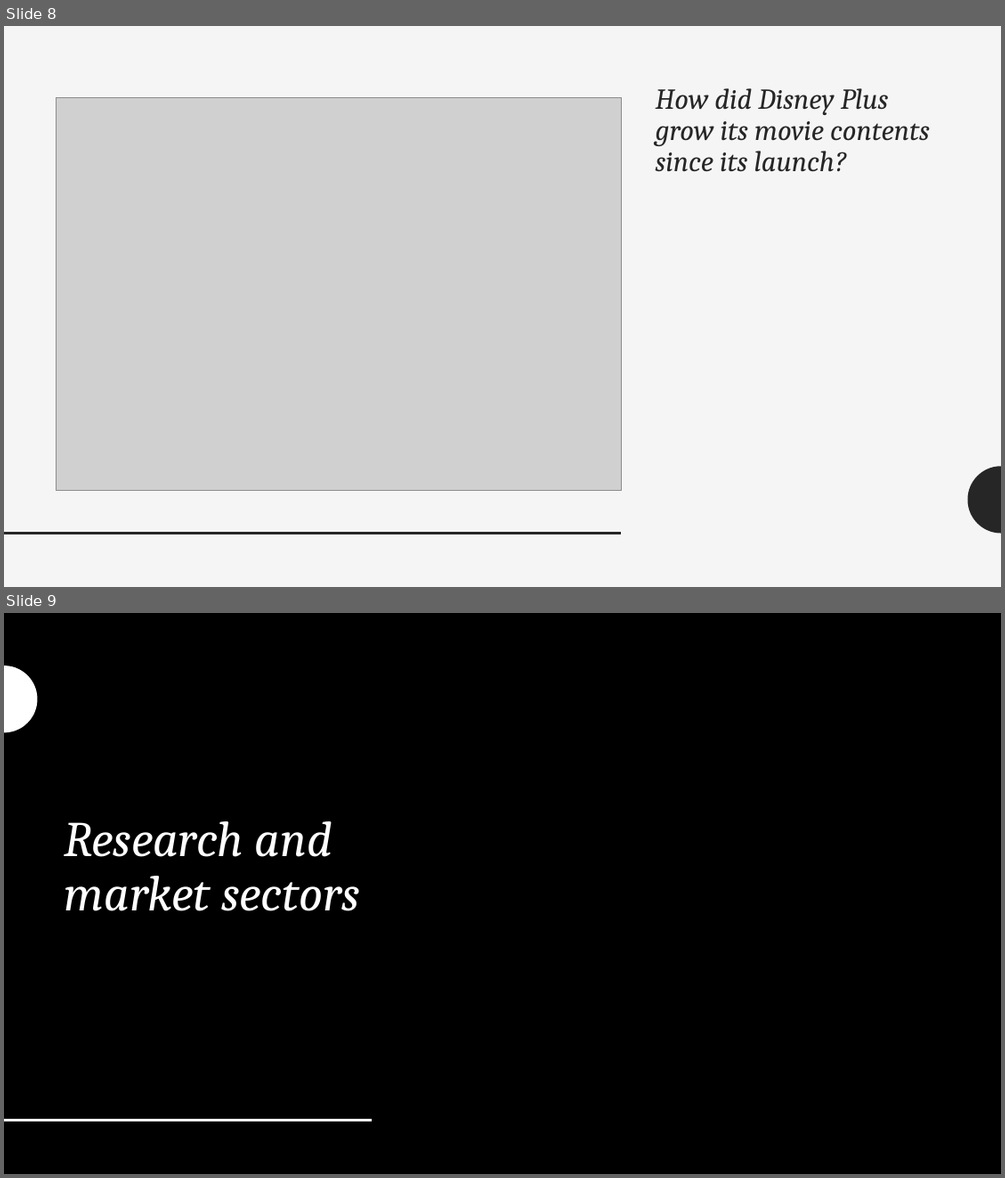
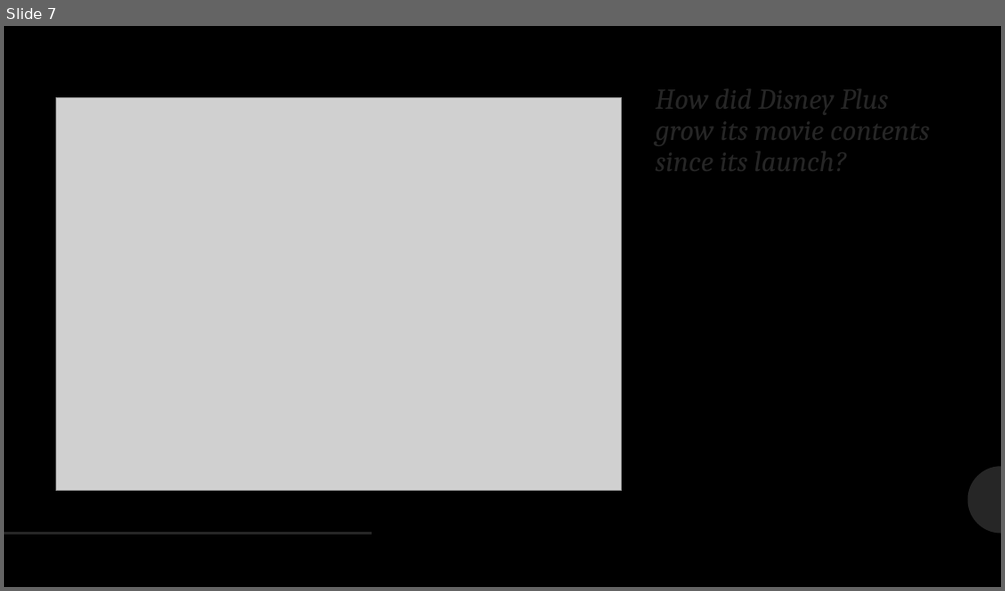
Before and after one commit to qwang27/Python_Into_Project, a slide deck: Analysis of Disney Plus Competitiveness over Netflix.pptx. Shown one above the other, each under a label of ours: slides 8 and 9 before the commit, slide 7 after it. The pictures are 1005x1178 and 1005x591 pixels, drawn with LibreOffice and Linux fonts; fonts in the diff are those of the drawing; grey boxes stand for pictures. Boxes give left, top, right and bottom in pixels: in the first picture for what was removed or moved away, otherwise in the second. Text is boxed around its words. In the diff, an @@ line names an element or a change of style, - is before the commit and + after.

```diff
--- a/Analysis of Disney Plus Competitiveness over Netflix.pptx
+++ b/Analysis of Disney Plus Competitiveness over Netflix.pptx
@@ slide 9 removed at <box>4,613,1001,1174</box>, background #000000 @@
@@ rectangle removed at <box>4,613,1001,1174</box> @@
@@ freeform shape removed at <box>4,666,38,732</box> @@
@@ title removed at <box>64,821,360,911</box> @@
-Research and market sectors
@@ freeform shape removed at <box>968,1053,1001,1120</box> @@
@@ line removed from (4, 1120) to (372, 1120) @@
@@ what was slide 8 is now slide 7 @@
@@ slide 7 changed as well @@
@@ background #F5F5F5 to #000000 @@
@@ rectangle removed at <box>4,26,1001,587</box> @@
@@ freeform shape removed at <box>968,466,1001,533</box> @@
@@ freeform shape added at <box>968,466,1001,533</box>, fill #262626 @@
@@ line removed from (4, 533) to (621, 533) @@
```
Also in this commit, not shown: 4 other slides changed, 4 slides added, 4 other slides removed, 5 other files.
